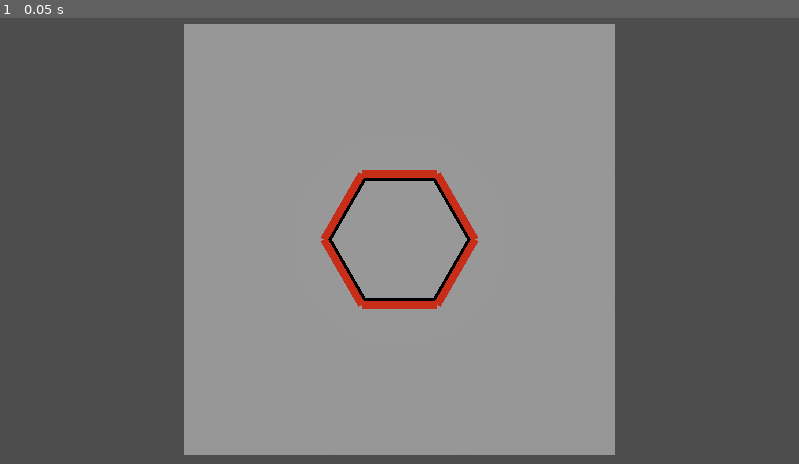
Above: before the commit, frame 1.
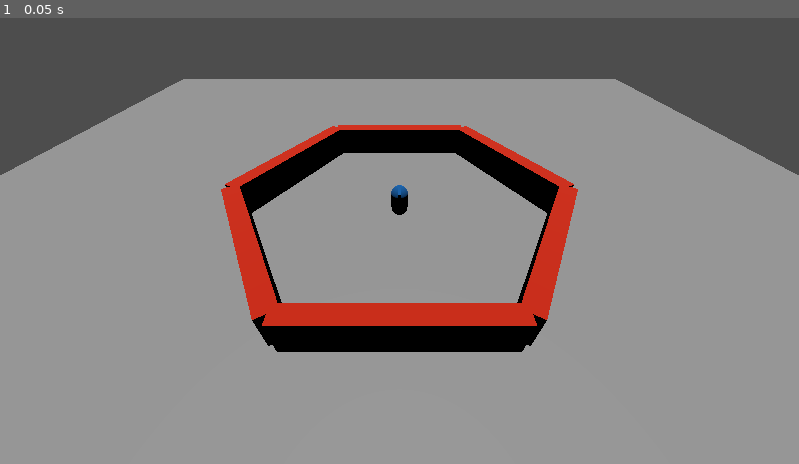
Above: after the commit, the same moment.

Repository: lemmerone/godot-matador
Game: Godot game, scene res://main.tscn
Same seed, same stepped clock (60 frames per second), same inputs: the game is played once before the commit and once after it.
Inputs:
- Up to frame 1 (0.05 s): no input

The runs differ from the first frame. In frame 1, 52% of the frame differs, in the area x 0-100%, y 1-100%.

Commit message:
feat: added moving the player

Diff:
--- /dev/null
+++ b/Player/player.gd
@@ -0,0 +1,14 @@
+extends CharacterBody3D
+
+var speed = 10
+var acceleration = 5
+var direction = Vector3()
+var velo = Vector3()
+
+var radius = 2 * PI / 6
+
+func _process(delta):
+	if Input.is_action_just_pressed("rotation_left"):
+		rotate_y(radius)
+	if Input.is_action_just_pressed("rotation_right"):
+		rotate_y(-radius)
--- a/Player/player.tscn
+++ b/Player/player.tscn
@@ -1,4 +1,8 @@
-[gd_scene load_steps=4 format=3 uid="uid://b5ka4q4vq1vpx"]
+[gd_scene load_steps=7 format=3 uid="uid://b5ka4q4vq1vpx"]
+
+[ext_resource type="Script" path="res://Player/player.gd" id="1_ejmbr"]
+
+[sub_resource type="CapsuleShape3D" id="CapsuleShape3D_xgxii"]
 
 [sub_resource type="StandardMaterial3D" id="StandardMaterial3D_pkwxm"]
 albedo_color = Color(0, 0.360784, 0.639216, 1)
@@ -6,17 +10,26 @@
 [sub_resource type="CapsuleMesh" id="CapsuleMesh_ixlwm"]
 material = SubResource("StandardMaterial3D_pkwxm")
 
-[sub_resource type="CapsuleShape3D" id="CapsuleShape3D_xgxii"]
+[sub_resource type="StandardMaterial3D" id="StandardMaterial3D_ghc7u"]
+albedo_color = Color(0, 0.360784, 0.639216, 1)
+
+[sub_resource type="BoxMesh" id="BoxMesh_hlv0n"]
+material = SubResource("StandardMaterial3D_ghc7u")
+size = Vector3(0.2, 0.2, 1)
 
 [node name="Player" type="CharacterBody3D"]
-
-[node name="Pivot" type="Node3D" parent="."]
-
-[node name="MeshInstance3D" type="MeshInstance3D" parent="Pivot"]
-transform = Transform3D(1, 0, 0, 0, 1, 0, 0, 0, 1, 0, 1, 0)
-mesh = SubResource("CapsuleMesh_ixlwm")
-skeleton = NodePath("../..")
+script = ExtResource("1_ejmbr")
 
 [node name="CollisionShape3D" type="CollisionShape3D" parent="."]
 transform = Transform3D(1, 0, 0, 0, 1, 0, 0, 0, 1, 0, 1, 0)
 shape = SubResource("CapsuleShape3D_xgxii")
+
+[node name="Body" type="MeshInstance3D" parent="."]
+transform = Transform3D(1, 0, 0, 0, 1, 0, 0, 0, 1, 0, 1, 0)
+mesh = SubResource("CapsuleMesh_ixlwm")
+
+[node name="Arm" type="MeshInstance3D" parent="."]
+transform = Transform3D(1, 0, 0, 0, 1, 0, 0, 0, 1, 0, 2.02, 0.5)
+mesh = SubResource("BoxMesh_hlv0n")
+
+[node name="Pivot" type="Node3D" parent="."]
--- a/main.gd
+++ b/main.gd
@@ -1,8 +1,7 @@
 extends Node
 
 var wall = preload("res://World/Wall/wall.tscn")
-@export var countWall = 5
-
+@export var countWall = 6
 
 func _ready():
 	wall_setting(countWall, Vector3.ZERO)
--- a/main.tscn
+++ b/main.tscn
@@ -1,17 +1,19 @@
-[gd_scene load_steps=3 format=3 uid="uid://c2tlrblo00eu6"]
+[gd_scene load_steps=4 format=3 uid="uid://c2tlrblo00eu6"]
 
 [ext_resource type="Script" path="res://main.gd" id="1_f6e0p"]
 [ext_resource type="PackedScene" uid="uid://c7m1richxkw1d" path="res://World/world.tscn" id="1_kutdq"]
+[ext_resource type="PackedScene" uid="uid://b5ka4q4vq1vpx" path="res://Player/player.tscn" id="3_1lx15"]
 
 [node name="Main" type="Node"]
 script = ExtResource("1_f6e0p")
-countWall = 6
 
 [node name="World" parent="." instance=ExtResource("1_kutdq")]
+
+[node name="Player" parent="." instance=ExtResource("3_1lx15")]
 
 [node name="DirectionalLight3D" type="DirectionalLight3D" parent="."]
 transform = Transform3D(1, 0, 0, 0, -4.37114e-08, 1, 0, -1, -4.37114e-08, 0, 1, 0)
 
 [node name="Camera3D" type="Camera3D" parent="."]
-transform = Transform3D(1, 0, 0, 0, -4.37114e-08, 1, 0, -1, -4.37114e-08, 0, 40.7268, 0)
-size = 157.038
+transform = Transform3D(1, 0, 0, 0, 0.729494, 0.683987, 0, -0.683987, 0.729494, 0, 11.5304, 14.7309)
+current = true
